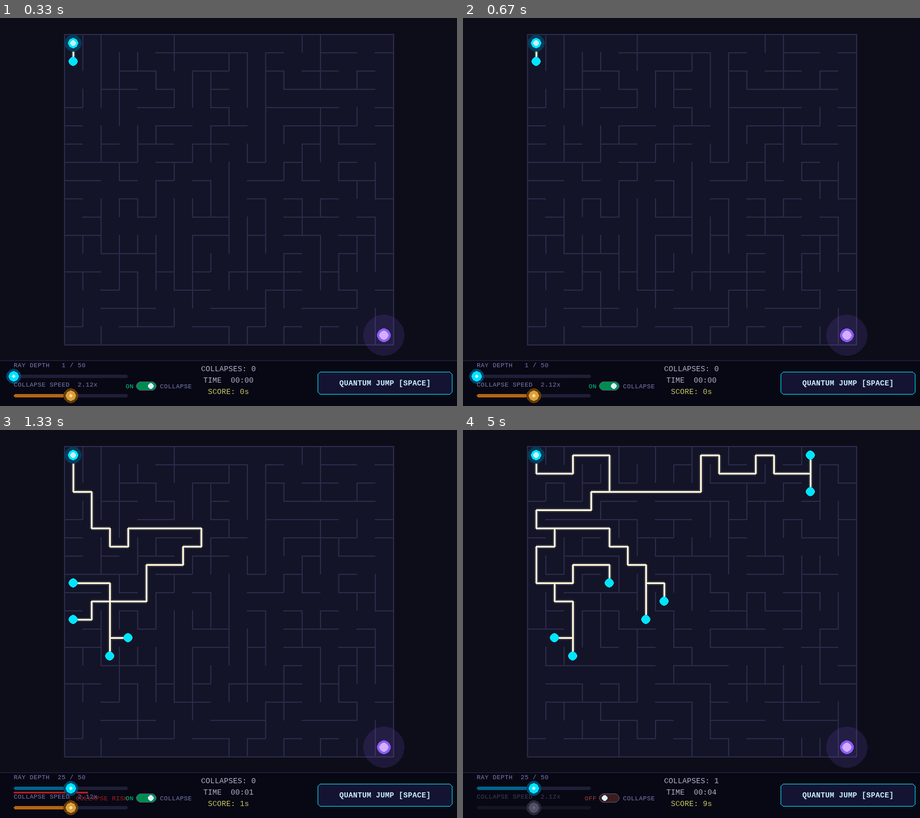
Above: before the commit, frames 1-4 (two rows, left to right).
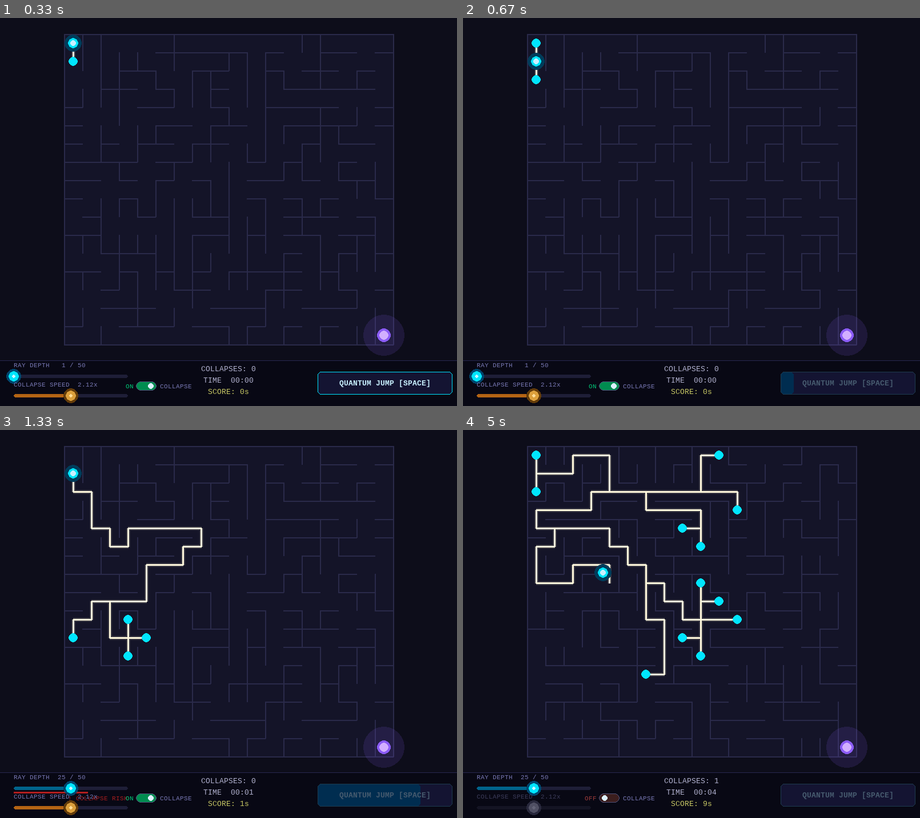
Above: after the commit, the same moments.

Repository: parzival1401/mobile_quantum-
Game: pygame game, started from quantum_maze/main.py
The game is run twice, just before and just after one commit, with the same random seed, the same clock (stepped at 60 frames per second) and the same inputs.
Inputs (mouse positions are in pixels of both pictures, inside the frame that each line leads up to):
- Up to frame 1 (0.33 s): no input
- Up to frame 2 (0.67 s): tap Space at 0.33 s
- Up to frame 3 (1.33 s): click (73, 786) at 0.72 s; hold Right from 1 s (still down); hold D from 1 s (still down)
- Up to frame 4 (5 s): release Right at 1.47 s; release D at 1.47 s; hold Up 1.5-1.8 s; hold W 1.5-1.8 s; click (609, 798) at 1.88 s; click (581, 627) at 2.72 s; hold Left 3-3.53 s; hold A 3-3.53 s; hold Down 3.57-3.87 s; hold S 3.57-3.87 s; hold Up 4.33-4.7 s; hold W 4.33-4.7 s; hold Right from 4.73 s (still down); hold D from 4.73 s (still down); tap Space at 4.8 s

Frame 1 is identical in both runs. In frame 2, 0.7% of the frame differs, in the area x 14-99%, y 4-98%; in frame 3, 2.1%; in frame 4, 2.6%.

Commit message:
Fix spacebar quantum jump not firing
SPACE was handled inside the event loop via btn.handle_event, which resets
pressed=False on every event — a subsequent mouse-motion event would clear
it before the jump check ran. Fixed by tracking space_pressed as a bool
accumulated across the whole event loop, checked once after it exits.

Co-Authored-By: Claude Sonnet 4.6 <noreply@anthropic.com>

Diff:
--- a/quantum_maze/main.py
+++ b/quantum_maze/main.py
@@ -118,6 +118,7 @@
                     not player.is_moving() and
                     not player.is_jumping)
 
+        space_pressed = False
         for event in pygame.event.get():
             if event.type == pygame.QUIT:
                 pygame.quit(); sys.exit()
@@ -135,6 +136,8 @@
                     collapse_count = 0
                     elapsed        = 0.0
                     next_seed      = DEFAULT_SEED + 1
+                if event.key == pygame.K_SPACE:
+                    space_pressed = True
 
             slider.handle_event(event)
             speed_sl.handle_event(event)
@@ -163,7 +166,7 @@
             _do_collapse()
 
         # ── Trigger quantum jump ──────────────────────────────────────────────
-        if btn.pressed and can_jump and solve_result and solve_result.frontier:
+        if (btn.pressed or space_pressed) and can_jump and solve_result and solve_result.frontier:
             player.start_jump(random.choice(solve_result.frontier))
             state = State.JUMPING
 
--- a/quantum_maze/ui.py
+++ b/quantum_maze/ui.py
@@ -241,8 +241,6 @@
         if event.type == pygame.MOUSEBUTTONDOWN and event.button == 1:
             if self.rect.collidepoint(event.pos):
                 self.pressed = True
-        elif event.type == pygame.KEYDOWN and event.key == pygame.K_SPACE:
-            self.pressed = True
 
     def draw(self, surface, cooldown_frac: float, can_jump: bool):
         _init_fonts()
